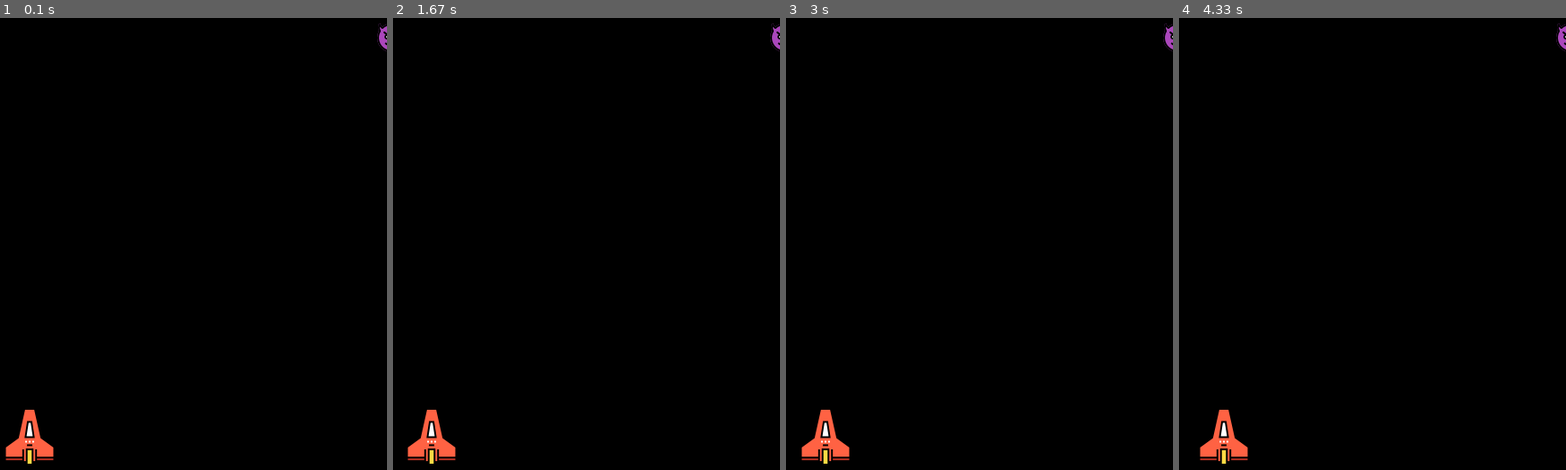
Above: before the commit, frames 1-4 (left to right).
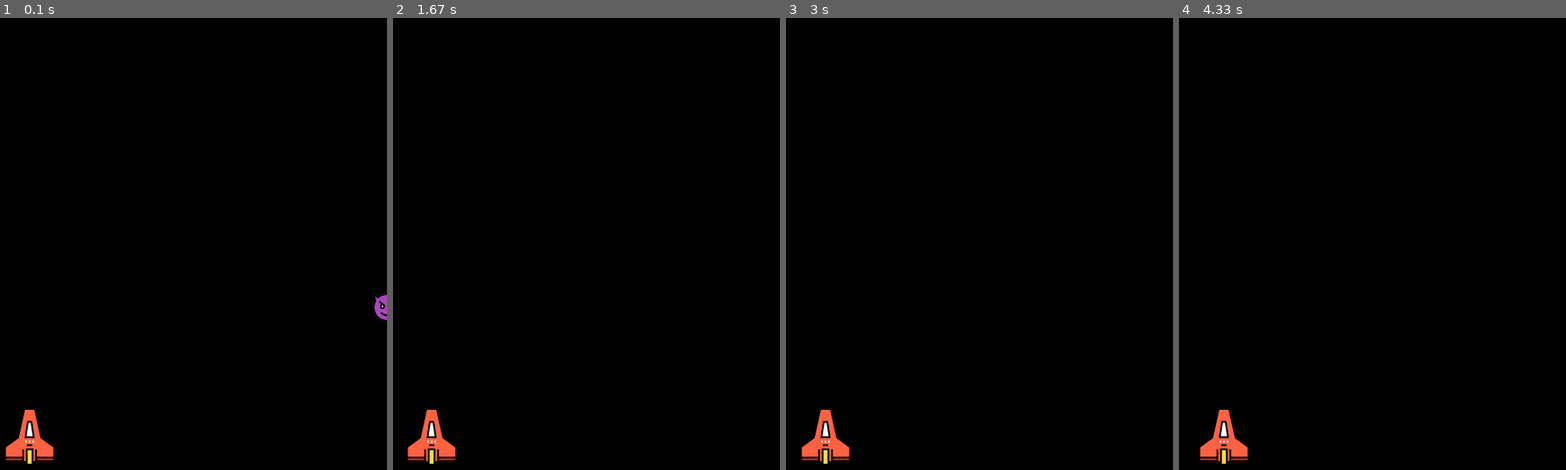
Above: after the commit, the same moments.

Repository: RostykT/space_invaders_pygame
Game: pygame game, started from main.py
Same seed, same stepped clock (60 frames per second), same inputs: the game is played once before the commit and once after it.
Inputs:
- Up to frame 1 (0.1 s): no input
- Up to frame 2 (1.67 s): hold Right 0.33-0.8 s; hold Right 0.83-1.3 s; hold Left from 1.33 s (still down)
- Up to frame 3 (3 s): release Left at 1.87 s; hold Left 1.9-2.3 s; hold Right 2.33-2.97 s
- Up to frame 4 (4.33 s): hold Left 3-3.47 s; hold Right 3.5-3.97 s; hold Right from 4 s (still down)

The runs differ from the first frame. In frame 1, 0.2% of the frame differs, in the area x 96-100%, y 1-68%; in frame 2, less than 0.1%; in frame 3, less than 0.1%; in frame 4, less than 0.1%.

Commit message:
add move to enemy

Diff:
--- a/main.py
+++ b/main.py
@@ -30,7 +30,8 @@
 enemyImg = pygame.image.load('enemy.png')
 enemyX = random.randint(0, 800)
 enemyY = random.randint(50, 150)
-enemyX_change = 0
+enemyX_change = 0.3
+enemyY_change = 30
 
 
 def enemy(x, y):
@@ -58,12 +59,27 @@
             if event.key == pygame.K_LEFT or event.key == pygame.K_RIGHT:
                 playerX_change = 0
 
+    # move player
     playerX += playerX_change
+
+    # border
     if playerX <= 0:
         playerX = 0
+
     elif playerX >= 736:
-        playerX = 736
+        playerX = 734
     player(playerX, playerY)
+
+    # move enemy
+    enemyX += enemyX_change
+
+    # border
+    if enemyX <= 0:
+        enemyX_change = 0.5
+        enemyY += enemyY_change
+    elif enemyX >= 764:
+        enemyX_change = -0.5
+        enemyY += enemyY_change
 
     enemy(enemyX, enemyY)
 
